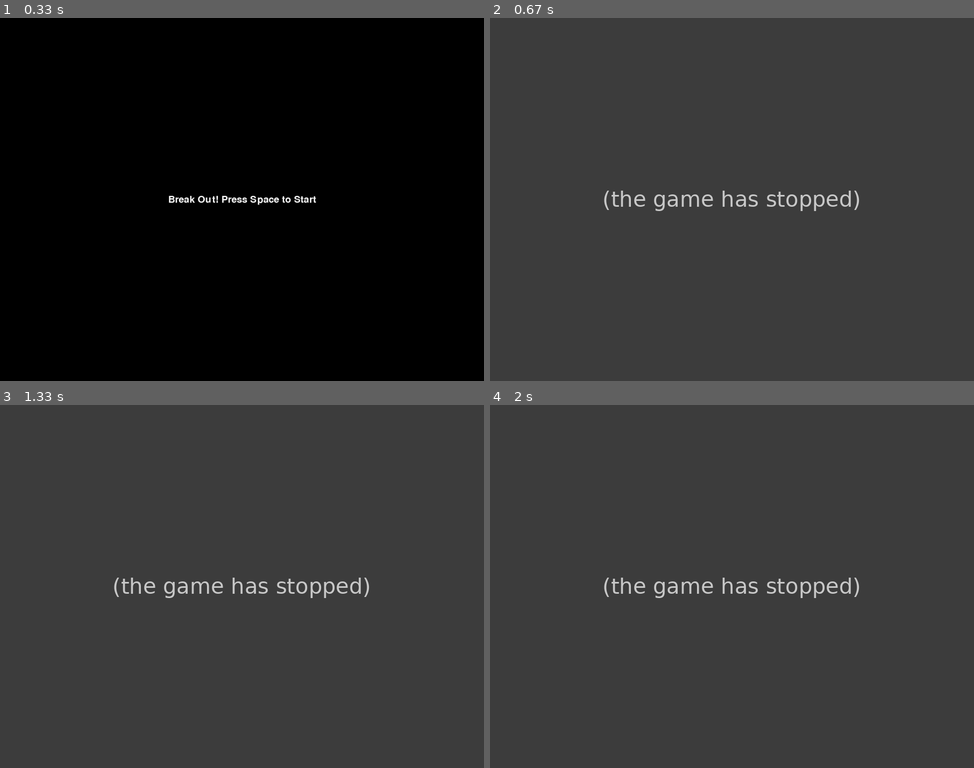
Above: before the commit, frames 1-4 (two rows, left to right).
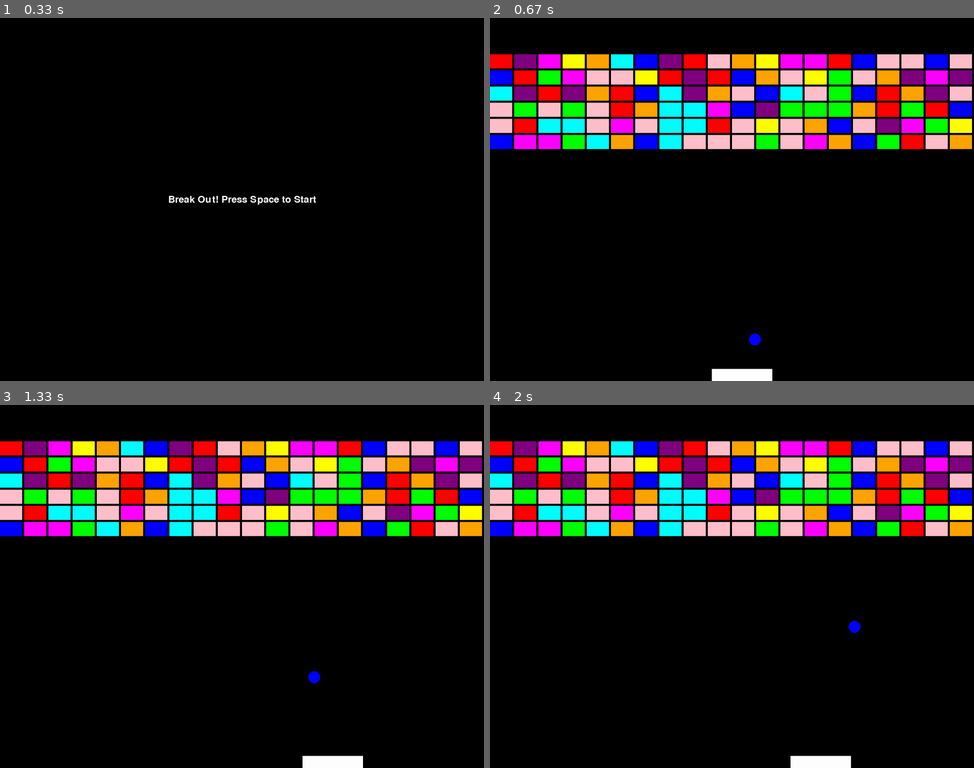
Above: after the commit, the same moments.

Repository: prakhar479/Breakout_pygame
Game: pygame game, started from game/main.py
Two runs of this game, one before a commit and one after it. Both use one fixed random seed, a clock stepped at 60 frames per second and the inputs below.
Inputs:
- Up to frame 1 (0.33 s): no input
- Up to frame 2 (0.67 s): tap Space at 0.33 s
- Up to frame 3 (1.33 s): hold Right 0.67-1.13 s; hold Right from 1.17 s (still down)
- Up to frame 4 (2 s): release Right at 1.63 s; hold Left from 1.67 s (still down)

Frame 1 is identical in both runs. In frame 2, 100% of the frame differs, in the area x 0-100%, y 0-100%; in frame 3, 100%; in frame 4, 100%.
Error before the commit: IndexError: list index out of range (blocks.py line 48); the game stopped at 0.35 s (later frames are placeholders)

Commit message:
Swampert

Diff:
--- a/game/ball.py
+++ b/game/ball.py
@@ -25,6 +25,8 @@
 
         if self.collides_with_paddle(paddle):
             self.velocity[1] = -self.velocity[1]
+            self.position[1] = 855
+            self.velocity[0] += paddle.speed*COLLIDE_MULT
 
         dir,orient = block_array.update(self)
         self.velocity[dir]*=orient
--- a/game/blocks.py
+++ b/game/blocks.py
@@ -11,12 +11,13 @@
         self.block_height = block_height
         self.block_spacing = block_spacing
         self.lines = lines
-        self.n = self.num_blocks * self.lines
+        self.n = 0
 
     def initialize_block_pos(self):
         x = (self.screen.get_width() - self.num_blocks * (self.block_width + self.block_spacing)) // 2
         y = 50  # Top margin for the blocks
         self.block_pos = []
+        self.n = 0
         block_width = self.block_width + self.block_spacing
         for _ in range(self.lines):
             y += 40
@@ -25,9 +26,11 @@
 
                 block_x = x + i * (block_width)
                 block_y = y
-                if(y - block_x**2 > 0):
-                    color = random.choice([RED, GREEN, BLUE, YELLOW, CYAN, MAGENTA, ORANGE, PINK, PURPLE,])
-                    self.block_pos.append((block_x,block_y,color))
+                k = random.randint(1,10)
+                # if(pattern(block_x,block_y)):
+                color = random.choice([RED, GREEN, BLUE, YELLOW, CYAN, MAGENTA, ORANGE, PINK, PURPLE,])
+                self.block_pos.append((block_x,block_y,color))
+                self.n+=1
 
 
     def draw_blocks(self):
@@ -60,6 +63,8 @@
                     return 0,-1
                 elif closest_y == block_y or closest_y == block_y + self.block_height:
                     return 1, -1
+                else: return 1, -1
+                break
 
         return 0,1
 
--- a/game/constants.py
+++ b/game/constants.py
@@ -51,6 +51,8 @@
 BALL_RADIUS = 15
 global BALL_VELOCITY
 BALL_VELOCITY = 3
+global COLLIDE_MULT
+COLLIDE_MULT = 0.05
 
 global BLOCK_ROWS
 BLOCK_ROWS = 6
--- a/game/main.py
+++ b/game/main.py
@@ -139,6 +139,7 @@
 
     global PADDLE_SPEED
     PADDLE_SPEED = 5
+    paddle.speed = 0
 
 
 while running:
